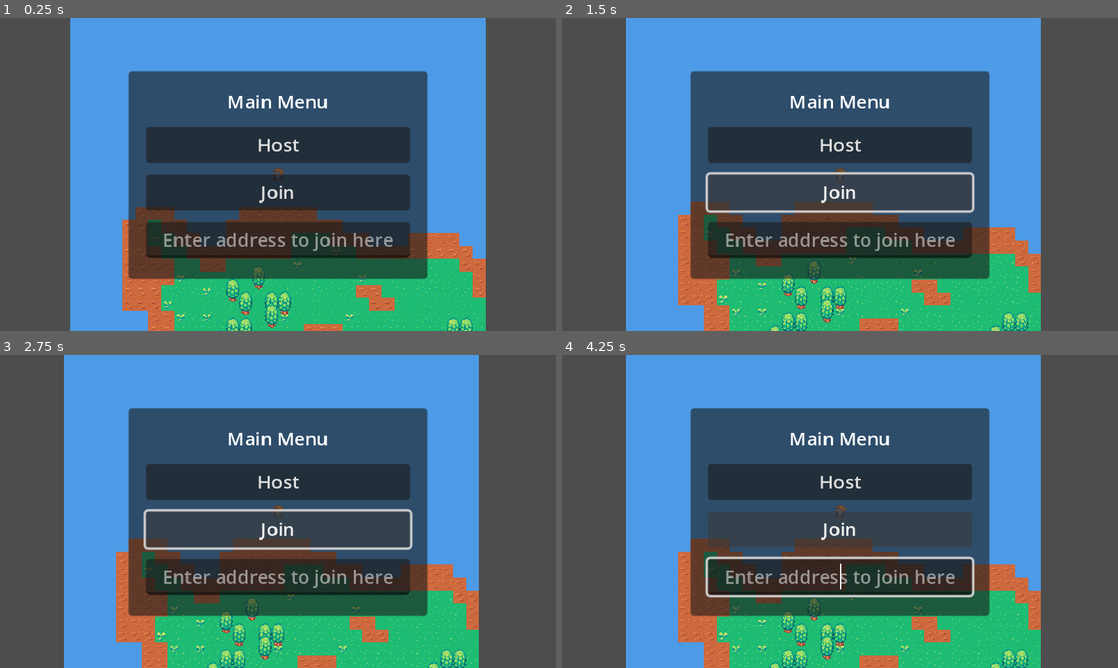
Above: before the commit, frames 1-4 (two rows, left to right).
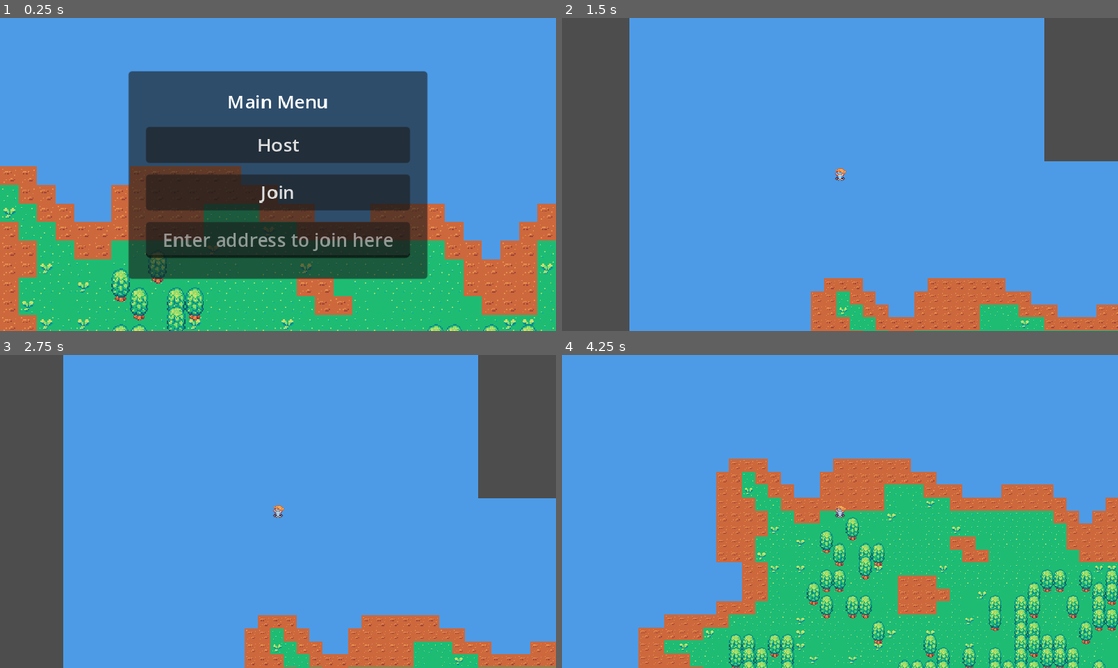
Above: after the commit, the same moments.

Repository: peterdays/flagoria
Game: Godot game, scene res://tile_map.tscn
Same seed, same stepped clock (60 frames per second), same inputs: the game is played once before the commit and once after it.
Inputs (mouse positions are in pixels of both pictures, inside the frame that each line leads up to):
- Up to frame 1 (0.25 s): no input
- Up to frame 2 (1.5 s): click "Host" at 0.5 s; click (840, 193) at 1.25 s, where only the run before the commit has a clickable "Join"
- Up to frame 3 (2.75 s): hold Right (ui_right) from 2.03 s (still down)
- Up to frame 4 (4.25 s): release Right (ui_right) at 2.78 s; hold Down (ui_down) 2.78-3.53 s; hold Right (ui_right) from 3.53 s (still down)

The runs differ from the first frame. In frame 1, 43% of the frame differs, in the area x 0-100%, y 0-100%; in frame 2, 55%; in frame 3, 54%; in frame 4, 71%.
Error before the commit: Parse Error: Expected indented block after function declaration. (res://Scripts/MainMenu.gd:16)

Commit message:
iterating over the multiplayer dlc

Diff:
--- a/Scripts/MainMenu.gd
+++ b/Scripts/MainMenu.gd
@@ -1,43 +1,31 @@
 extends PanelContainer
 
-const Player = preload("res://character_body_2d.tscn")
 @onready var main_menu = $"."
 @onready var address_entry = $MarginContainer/VBoxContainer/AddressEntry
 
-const PORT = 9999
-var enet_peer = ENetMultiplayerPeer.new()
-
 signal new_server_created
+signal new_player_added
+signal new_player_joined
 
 #func _unhandled_input(event):
 #	if Input.is_action_just_pressed("quit"):
 #		get_tree().quit()
 
-func _ready():
+# func _ready():
 	#self.connect("new_server_created", get_node("../../worldMap"), update_world_seeds)
 	#self.connect("new_server_created", $worldMap, update_world_seeds)
 
 func _on_host_button_pressed():
-	main_menu.hide()
-	# creating the server
-	enet_peer.create_server(PORT)
-	multiplayer.multiplayer_peer = enet_peer
-	multiplayer.peer_connected.connect(add_player)
-
-	# adding the player
-	add_player(multiplayer.get_unique_id())
 	var world_seed = WorldSeeder.new()
 	print("signal emitted")
 	emit_signal("new_server_created", world_seed)
+	main_menu.hide()
+
+	# adding the player
+	emit_signal("new_player_added", multiplayer.get_unique_id())
+
 
 func _on_join_button_pressed():
 	main_menu.hide()
-	# creating the server
-	enet_peer.create_client("localhost", PORT)
-	multiplayer.multiplayer_peer = enet_peer
-
-
-func add_player(peer_id):
-	var player = Player.instantiate()
-	player.name = str(peer_id)
-	get_node("/root/World").add_child(player)
+	# adding the player (joined)
+	emit_signal("new_player_joined")
--- a/Scripts/player.gd
+++ b/Scripts/player.gd
@@ -6,9 +6,16 @@
 
 var input = Vector2.ZERO
 
+func _ready():
+	if not is_multiplayer_authority(): return
+
+
 func _physics_process(delta):
+	if not is_multiplayer_authority(): return
 	player_movement(delta)
 
+func _enter_tree():
+	set_multiplayer_authority(str(name).to_int())
 
 func get_input_axis():
 	input.x = int(Input.is_action_pressed("ui_right")) - int(Input.is_action_pressed("ui_left"))
--- a/TileMap.gd
+++ b/TileMap.gd
@@ -8,8 +8,10 @@
 var items_chance = FastNoiseLite.new()
 const CHUNK_WIDTH = 32
 const CHUNK_HEIGHT = 32
+var world_created = false
 # advised against in production; the positions of nodes may change
-@onready var player = get_parent().get_child(1)
+# @onready var player = get_parent().get_child(1)
+
 
 # Called when the node enters the scene tree for the first time.
 func _ready():
@@ -18,9 +20,12 @@
 # Called every frame. 'delta' is the elapsed time since the previous frame.
 func _process(delta):
 	count += 1
-	if (count % 15) == 0:
+	if (count % 15) == 0 and world_created:
 		count = 0
+		var player = get_parent().get_child(2)
 		generate_chunk(player.position)
+	else:
+		generate_chunk(Vector2(250, 250))
 
 func generate_chunk(position):
 	var tile_pos = local_to_map(position)
@@ -72,12 +77,4 @@
 		var tile_vec = Vector2i(7, 3)
 		set_cell(1, pos_vec, 0, tile_vec)
 	elif moist > 0 and alt > 0.4 and chance > 0.3:
-		set_cell(1, pos_vec, 0, Vector2i(7, 0), )
-
-func update_world_seeds(seeds: WorldSeeder):
-	moisture.seed = seeds.moist_seed
-	temperature.seed = seeds.temp_seed
-	altitude.seed = seeds.alt_seed
-	items_chance.seed = seeds.items_chance
-
-	print("updated seeds")
+		set_cell(1, pos_vec, 0, Vector2i(7, 0))
--- a/character_body_2d.tscn
+++ b/character_body_2d.tscn
@@ -4,7 +4,7 @@
 [ext_resource type="Texture2D" uid="uid://r2bouldhkmet" path="res://Sprites/Solaria Demo Pack Update 03/16x16/Sprites/Hero 01.png" id="2_lfruk"]
 
 [sub_resource type="RectangleShape2D" id="RectangleShape2D_5iwvh"]
-size = Vector2(16, 9)
+size = Vector2(8, 10)
 
 [node name="Player" type="CharacterBody2D"]
 y_sort_enabled = true
@@ -13,7 +13,7 @@
 
 [node name="CollisionShape2D" type="CollisionShape2D" parent="."]
 z_index = 10
-position = Vector2(0, 3.5)
+position = Vector2(0, 3)
 shape = SubResource("RectangleShape2D_5iwvh")
 
 [node name="Camera2D" type="Camera2D" parent="."]
--- /dev/null
+++ b/flagoria_main.gd
@@ -0,0 +1,47 @@
+extends Node2D
+
+const PORT = 26000
+var enet_peer = ENetMultiplayerPeer.new()
+const Player = preload("res://character_body_2d.tscn")
+var worldSeeds
+
+# Called when the node enters the scene tree for the first time.
+func _ready():
+	get_node("CanvasLayer/MainMenu").connect("new_server_created", setup_server)
+	get_node("CanvasLayer/MainMenu").connect("new_player_added", add_player)
+	get_node("CanvasLayer/MainMenu").connect("new_player_joined", add_player_joined)
+	enet_peer.create_server(PORT)
+	multiplayer.multiplayer_peer = enet_peer
+	multiplayer.peer_connected.connect(add_player)
+
+func setup_server(seeds: WorldSeeder):
+	self.worldSeeds = seeds
+	print(worldSeeds.moist_seed)
+	var world = get_node("World/worldMap")
+	#world.moisture.seed = seeds.moist_seed
+	#world.temperature.seed = seeds.temp_seed
+	#world.altitude.seed = seeds.alt_seed
+	#world.items_chance.seed = seeds.items_chance
+	world.world_created = true
+	# creating the server
+	print("updated seeds")
+
+
+func add_player(peer_id):
+	var player = Player.instantiate()
+	player.name = str(peer_id)
+	print("player added in add_player")
+	get_node("/root/Flagoria/World").add_child(player)
+
+
+func add_player_joined():
+	var world = get_node("World/worldMap")
+	#world.moisture.seed = worldSeeds.moist_seed
+	#world.temperature.seed = worldSeeds.temp_seed
+	#world.altitude.seed = worldSeeds.alt_seed
+	#world.items_chance.seed = worldSeeds.items_chance
+	world.world_created = true
+	print("player_joined")
+	# creating the server
+	enet_peer.create_client("localhost", PORT)
+	multiplayer.multiplayer_peer = enet_peer
--- a/tile_map.tscn
+++ b/tile_map.tscn
@@ -1,8 +1,8 @@
 [gd_scene load_steps=7 format=3 uid="uid://cxtnu53ko1bon"]
 
+[ext_resource type="Script" path="res://flagoria_main.gd" id="1_diuix"]
 [ext_resource type="Texture2D" uid="uid://b7hssjy0jtk8c" path="res://Sprites/Solaria Demo Pack Update 03/16x16/Tilesets/Solaria Demo Update 01.png" id="1_fyhia"]
 [ext_resource type="Script" path="res://TileMap.gd" id="2_nqexn"]
-[ext_resource type="PackedScene" uid="uid://4h3b7gksl7a1" path="res://character_body_2d.tscn" id="3_ii6sq"]
 [ext_resource type="Script" path="res://Scripts/MainMenu.gd" id="4_gds65"]
 
 [sub_resource type="TileSetAtlasSource" id="TileSetAtlasSource_xxsyq"]
@@ -448,7 +448,7 @@
 5:6/0 = 0
 5:6/0/physics_layer_0/linear_velocity = Vector2(0, 0)
 5:6/0/physics_layer_0/angular_velocity = 0.0
-5:6/0/physics_layer_0/polygon_0/points = PackedVector2Array(-8, -8, -8, 8, 8, 8, 8, -8)
+5:6/0/physics_layer_0/polygon_0/points = PackedVector2Array(5.125, -8, 5.75, -5.25, 8, -4.875, 8, -8)
 6:6/0 = 0
 6:6/0/physics_layer_0/linear_velocity = Vector2(0, 0)
 6:6/0/physics_layer_0/angular_velocity = 0.0
@@ -1094,9 +1094,12 @@
 physics_layer_0/collision_layer = 1
 sources/0 = SubResource("TileSetAtlasSource_xxsyq")
 
-[node name="World" type="Node2D"]
-
-[node name="worldMap" type="TileMap" parent="."]
+[node name="Flagoria" type="Node2D"]
+script = ExtResource("1_diuix")
+
+[node name="World" type="Node2D" parent="."]
+
+[node name="worldMap" type="TileMap" parent="World"]
 tile_set = SubResource("TileSet_nbw7d")
 format = 2
 layer_0/name = "ground"
@@ -1110,8 +1113,8 @@
 layer_1/tile_data = PackedInt32Array()
 script = ExtResource("2_nqexn")
 
-[node name="Player" parent="." instance=ExtResource("3_ii6sq")]
-position = Vector2(160, 88)
+[node name="MultiplayerSpawner" type="MultiplayerSpawner" parent="World"]
+_spawnable_scenes = PackedStringArray("res://character_body_2d.tscn")
 
 [node name="CanvasLayer" type="CanvasLayer" parent="."]
 
